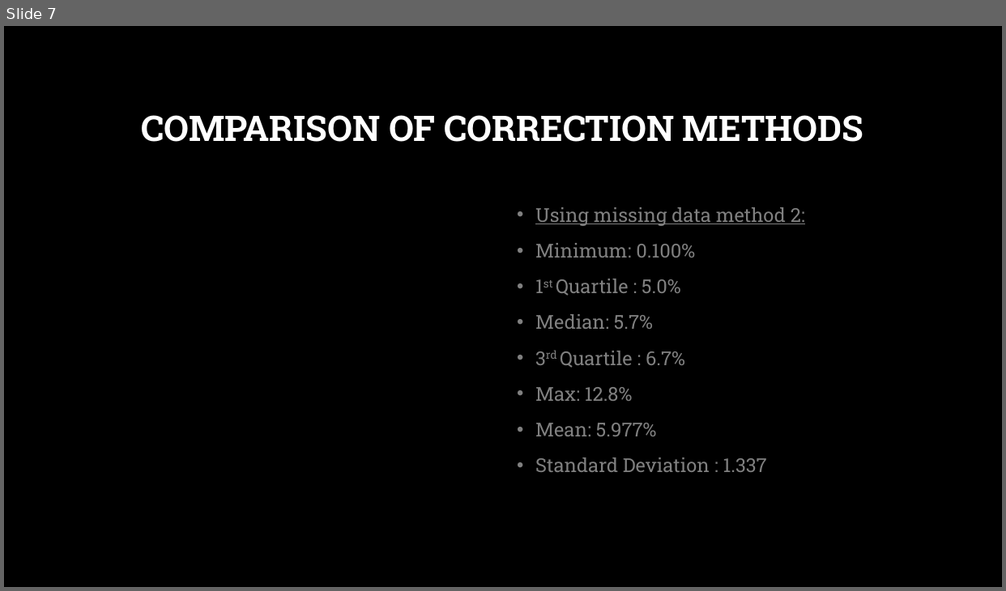
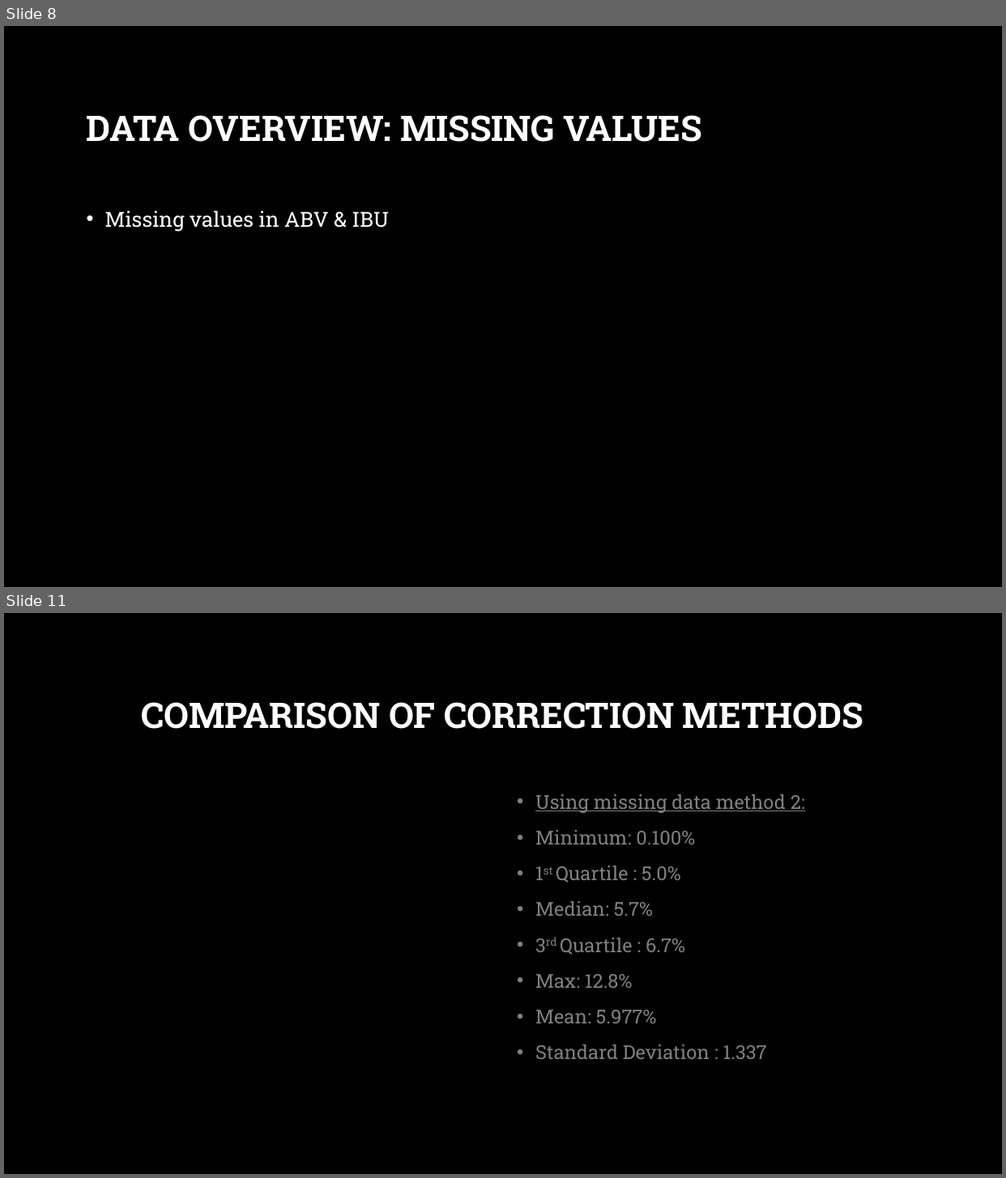
Before and after one commit to IndyD/MSDS-6306-case-study-1, a slide deck: Case Study – Budweiser Brewery Insights.pptx. Shown one above the other, each under a label of ours: slide 7 before the commit, slides 8 and 11 after it; the slides between them are not shown. The pictures are 1006x591 and 1006x1178 pixels, drawn with LibreOffice and Linux fonts; fonts in the diff are those of the drawing; background and template pictures are left out. Boxes give left, top, right and bottom in pixels: in the first picture for what was removed or moved away, otherwise in the second. Text is boxed around its words. In the diff, an @@ line names an element or a change of style, - is before the commit and + after.

```diff
--- a/Case Study – Budweiser Brewery Insights.pptx
+++ b/Case Study – Budweiser Brewery Insights.pptx
@@ slide 8 added at box(4, 26, 1002, 587), background picture (left out) @@
@@ title added at box(87, 115, 702, 142), 34 pt, text #FFFFFF, bold @@
+DATA OVERVIEW: MISSING VALUES
@@ text added at box(105, 211, 389, 232), 20 pt, text #FFFFFF @@
+• Missing values in ABV & IBU
@@ what was slide 7 is now slide 11 @@
```
Also in this commit, not shown: 4 slides changed, 6 other slides added.
